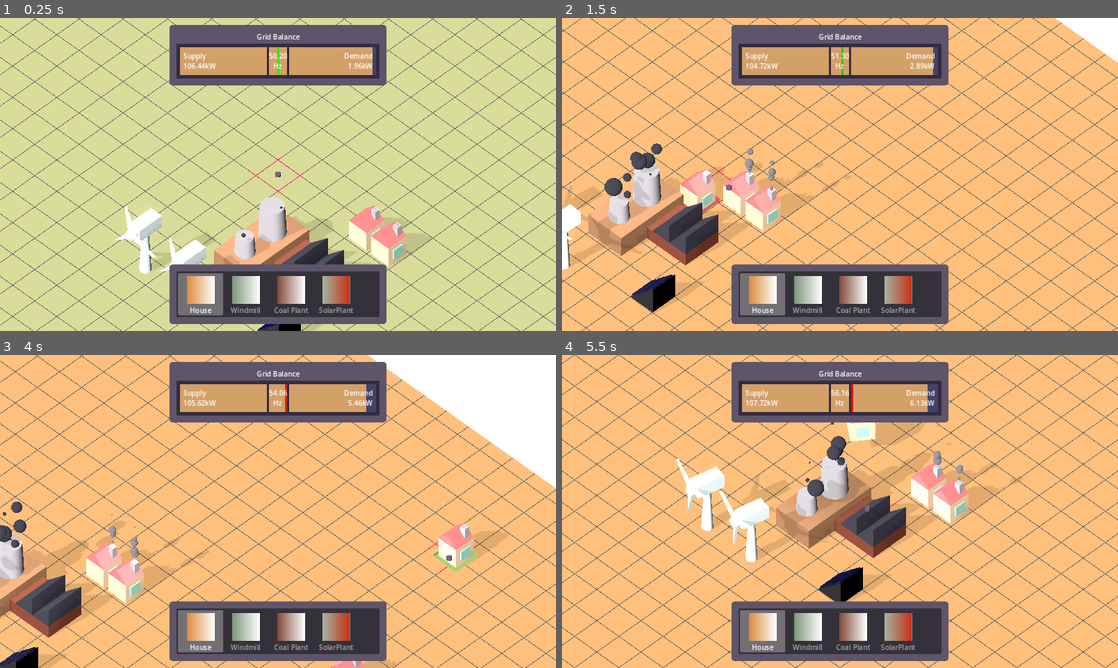
Above: before the commit, frames 1-4 (two rows, left to right).
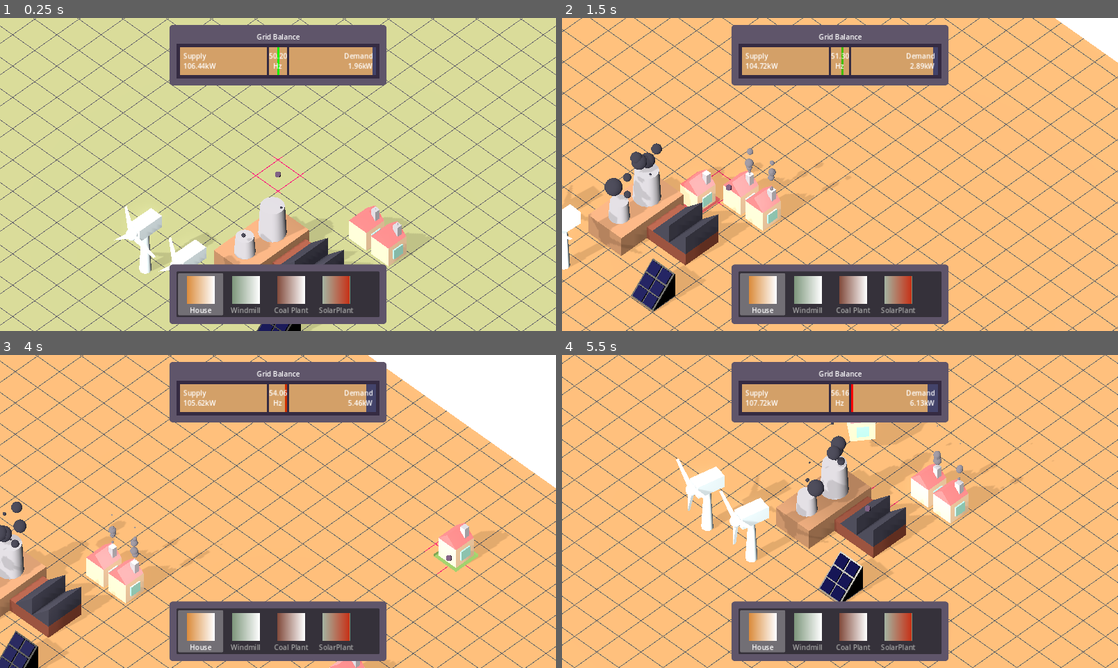
Above: after the commit, the same moments.

Repository: Vandebron/vandebron_game
Game: Godot game, scene res://world/main.tscn
The game is run twice, just before and just after one commit, with the same random seed, the same clock (stepped at 60 frames per second) and the same inputs.
Inputs (mouse positions are in pixels of both pictures, inside the frame that each line leads up to):
- Up to frame 1 (0.25 s): no input
- Up to frame 2 (1.5 s): tap Enter at 0.5 s; move the mouse to (962, 158) at 0.52 s; hold D (move_right) 0.53-1.28 s; click (962, 158) at 0.6 s; move the mouse to (728, 190) at 1.27 s; hold S (move_down) from 1.28 s (still down); tap Space (build_initiate) at 1.35 s
- Up to frame 3 (4 s): move the mouse to (333, 442) at 2.02 s; release S (move_down) at 2.03 s; hold D (move_right) 2.03-2.78 s; hold Tab (show_info) 2.03-2.78 s; move the mouse to (250, 574) at 2.77 s; hold W (move_up) 2.78-3.53 s; click (250, 574) at 2.85 s; move the mouse to (444, 558) at 3.52 s; hold A (move_left) from 3.53 s (still down); tap Space (build_initiate) at 3.6 s
- Up to frame 4 (5.5 s): move the mouse to (673, 464) at 4.27 s; tap Tab (show_info) at 4.35 s; move the mouse to (867, 511) at 5.02 s; release A (move_left) at 5.03 s; hold S (move_down) from 5.03 s (still down); click (867, 511) at 5.1 s

The runs differ from the first frame. In frame 1, less than 0.1% of the frame differs, in the area x 46-58%, y 97-100%; in frame 2, 0.8%, in the area x 12-26%, y 76-95%; in frame 3, 0.6%; in frame 4, 0.8%.

Commit message:
rotate panel

Diff:
--- a/object/solar/solar_plant_model.tscn
+++ b/object/solar/solar_plant_model.tscn
@@ -19,6 +19,7 @@
 material = SubResource("StandardMaterial3D_78l70")
 
 [node name="SolarPanel" type="Node3D" node_paths=PackedStringArray("mesh_nodes")]
+transform = Transform3D(-4.37114e-08, 3.48787e-16, 1, 3.48787e-16, 1, -3.48787e-16, -1, 3.48787e-16, -4.37114e-08, 0, 0, 0)
 script = ExtResource("1_7vvfm")
 mesh_nodes = [NodePath("SolarPlant"), NodePath("SolarPlant/BaseShape"), NodePath("SolarPlant/Panel1"), NodePath("SolarPlant/Panel2"), NodePath("SolarPlant/Panel3"), NodePath("SolarPlant/Panel4"), NodePath("SolarPlant/Panel5"), NodePath("SolarPlant/Panel6")]
 
--- a/world/main.tscn
+++ b/world/main.tscn
@@ -163,7 +163,7 @@
 [node name="CoalPlant" parent="World/EnergyGrid/Producers" instance=ExtResource("7_4quym")]
 
 [node name="SolarPlant" parent="World/EnergyGrid/Producers" instance=ExtResource("10_xwsj5")]
-transform = Transform3D(1, 0, 0, 0, 1, 0, 0, 0, 1, 2.05082, 0, 2.05649)
+transform = Transform3D(1, -3.48787e-16, 3.48787e-16, 3.48787e-16, 1, -3.48787e-16, -3.48787e-16, 3.48787e-16, 1, 2.05082, 0, 2.05649)
 
 [node name="Consumers" type="Node3D" parent="World/EnergyGrid"]
 unique_name_in_owner = true
